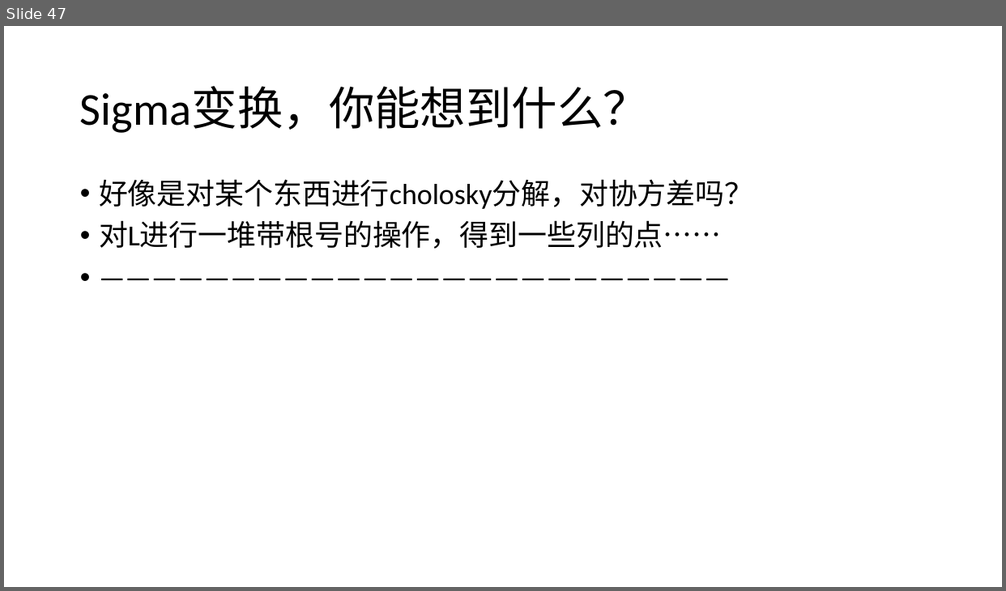
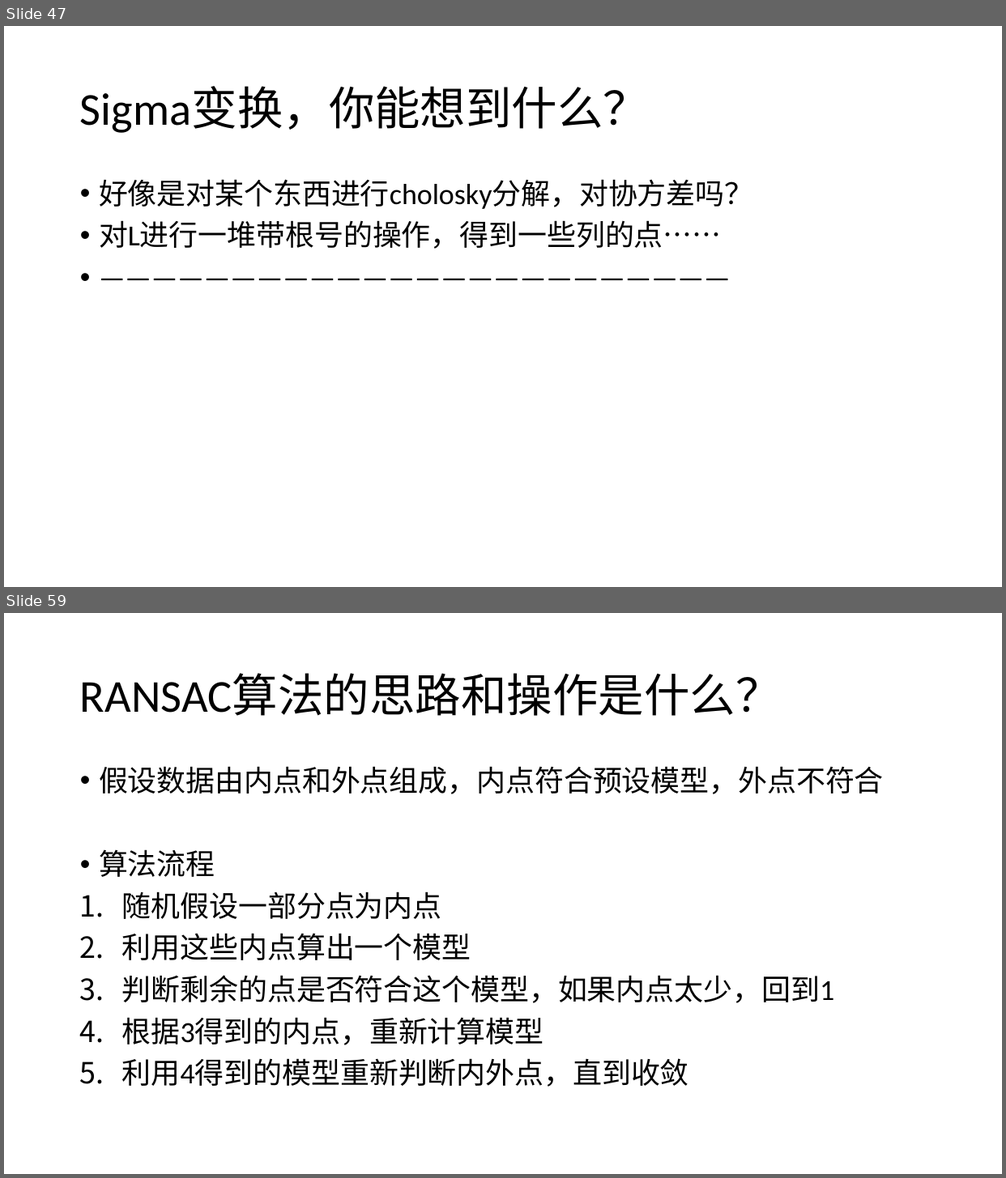
Before and after one commit to CR7dongfeng/State-Estimation, a slide deck: 问题检索清单.pptx. Shown one above the other, each under a label of ours: slide 47 before the commit, slides 47 and 59 after it; the slides between them are not shown. The pictures are 1006x591 and 1006x1178 pixels, drawn with LibreOffice and Linux fonts; fonts in the diff are those of the drawing. Boxes give left, top, right and bottom in pixels: in the first picture for what was removed or moved away, otherwise in the second. Text is boxed around its words. In the diff, an @@ line names an element or a change of style, - is before the commit and + after.

```diff
--- a/问题检索清单.pptx
+++ b/问题检索清单.pptx
@@ slide 59 added at [4, 613, 1002, 1174], background #FFFFFF @@
@@ title added at [80, 673, 782, 716], 44 pt, text #000000 @@
+RANSAC算法的思路和操作是什么？
@@ text added at [99, 766, 884, 1087], 28 pt, text #000000 @@
+• 假设数据由内点和外点组成，内点符合预设模型，外点不符合
+• 算法流程
+1. 随机假设一部分点为内点
+2. 利用这些内点算出一个模型
+3. 判断剩余的点是否符合这个模型，如果内点太少，回到1
+4. 根据3得到的内点，重新计算模型
+5. 利用4得到的模型重新判断内外点，直到收敛
```
Also in this commit, not shown: 4 slides changed, 13 other slides added, 1 slide removed.
